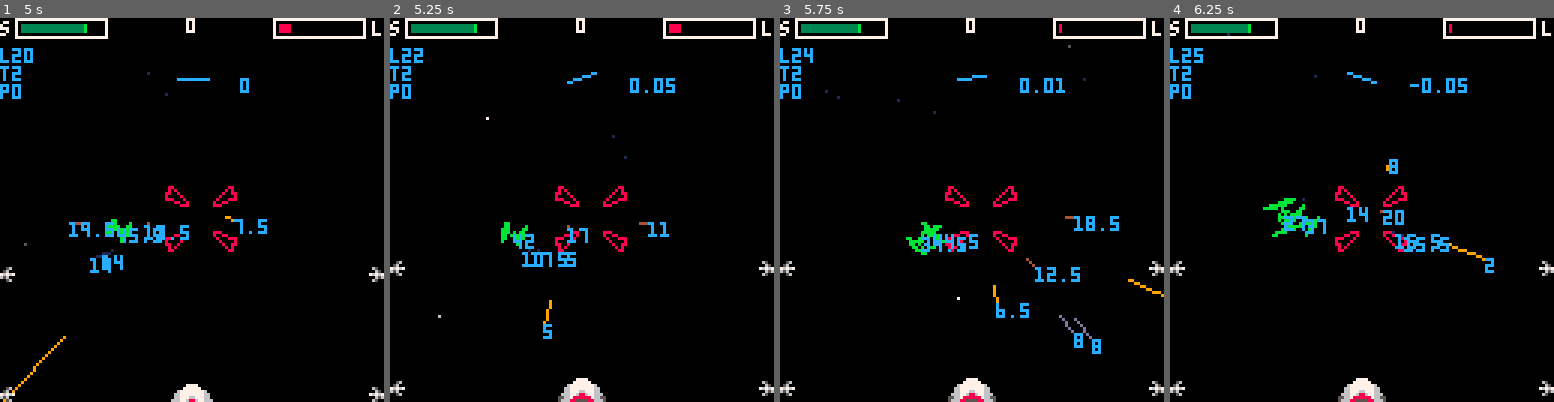
Above: before the commit, frames 1-4 (left to right).
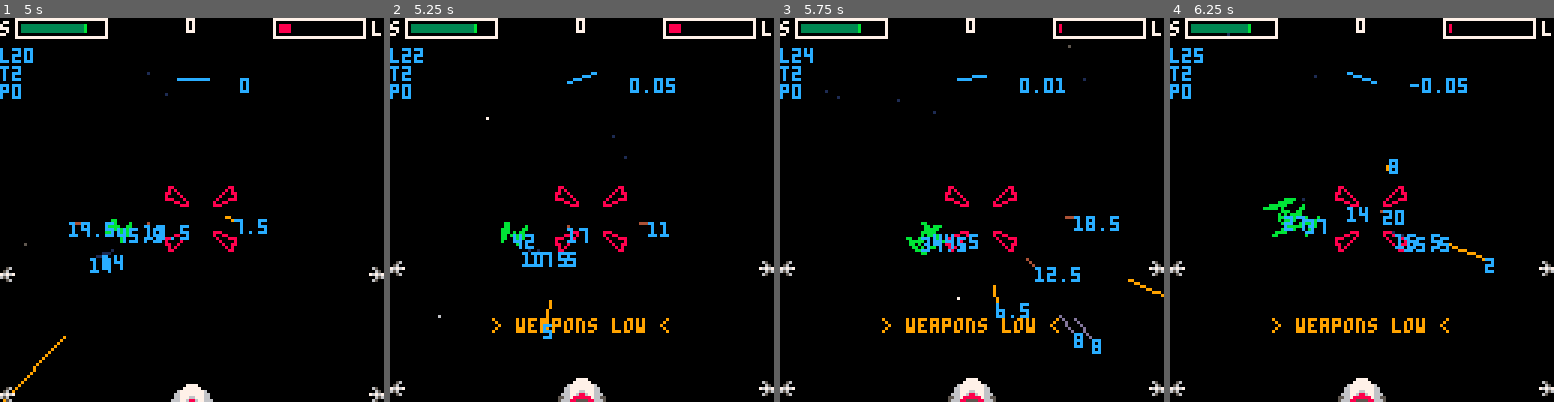
Above: after the commit, the same moments.

Repository: xavier/pico8
Game: PICO-8 cartridge games/xwing.p8
Same seed, same stepped clock (60 frames per second), same inputs: the game is played once before the commit and once after it.
Inputs:
- Up to frame 1 (5 s): tap X (X key) at 0.33, 1.07, 1.85, 2.97, 4.08 s; tap O (Z key) at 0.7, 1.7, 2.1, 2.5, 2.9, 3.3, 3.7, 4.1, 4.5, 4.9 s; hold Right 1.6-2.1 s; hold Up 2.15-2.42 s; hold Right 2.47-3.03 s; hold Left 3.08-3.58 s; hold Down 3.63-3.97 s; hold Right 4.02-4.68 s; hold Up from 4.73 s (still down)
- Up to frame 2 (5.25 s): release Up at 5.03 s; hold Left from 5.08 s (still down); tap X (X key) at 5.2 s
- Up to frame 3 (5.75 s): tap O (Z key) at 5.3, 5.7 s; release Left at 5.68 s; hold Down from 5.73 s (still down)
- Up to frame 4 (6.25 s): release Down at 6.03 s; hold Right from 6.08 s (still down); tap O (Z key) at 6.1 s

Frame 1 is identical in both runs. In frame 2, 0.7% of the frame differs, in the area x 26-73%, y 78-83%; in frame 3, 0.7%; in frame 4, 0.7%.

Commit message:
Display low warnings

Diff:
--- a/games/xwing.p8
+++ b/games/xwing.p8
@@ -375,6 +375,7 @@
 function draw_hud()
  draw_crosshair()
  draw_meters()
+ draw_warnings()
 end
 
 function draw_crosshair()
@@ -414,6 +415,22 @@
  end
 end
 
+function draw_warnings()
+ if xwing.shields_level < 0.2 then
+  blink("> shields low <", 30, 8)
+ end
+ if xwing.lasers_level < 0.2 then
+  blink("> weapons low <", 100, 9)
+ end
+end
+
+function blink(msg, y, col)
+ local visible = band(frame, 8) > 0
+ if visible then
+  print(msg, 64 - (#msg * 2), y, col)
+ end
+end
+
 function draw_xwing()
  -- nose
  spr(4, xwing.shake_x+56, xwing.shake_y+120, 1, 1, false)
